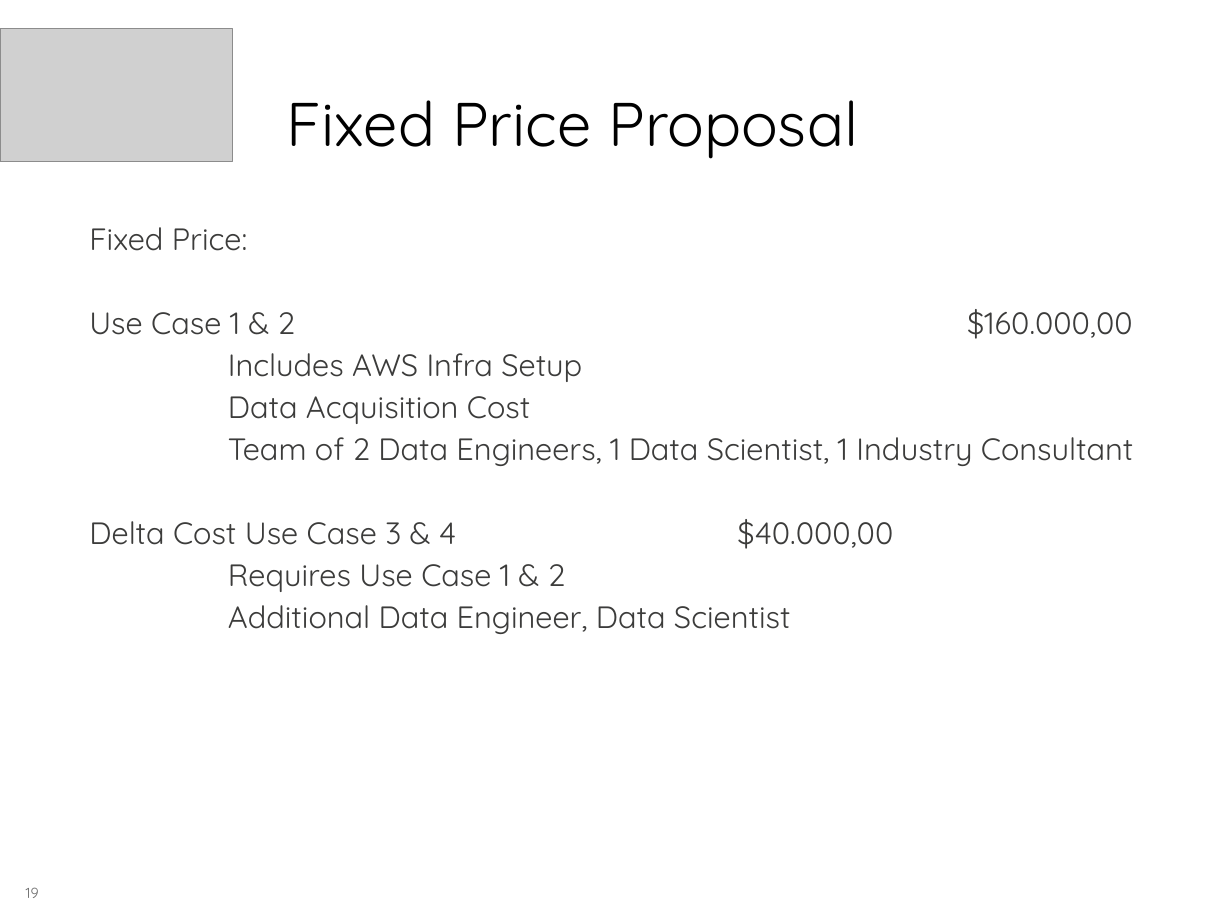
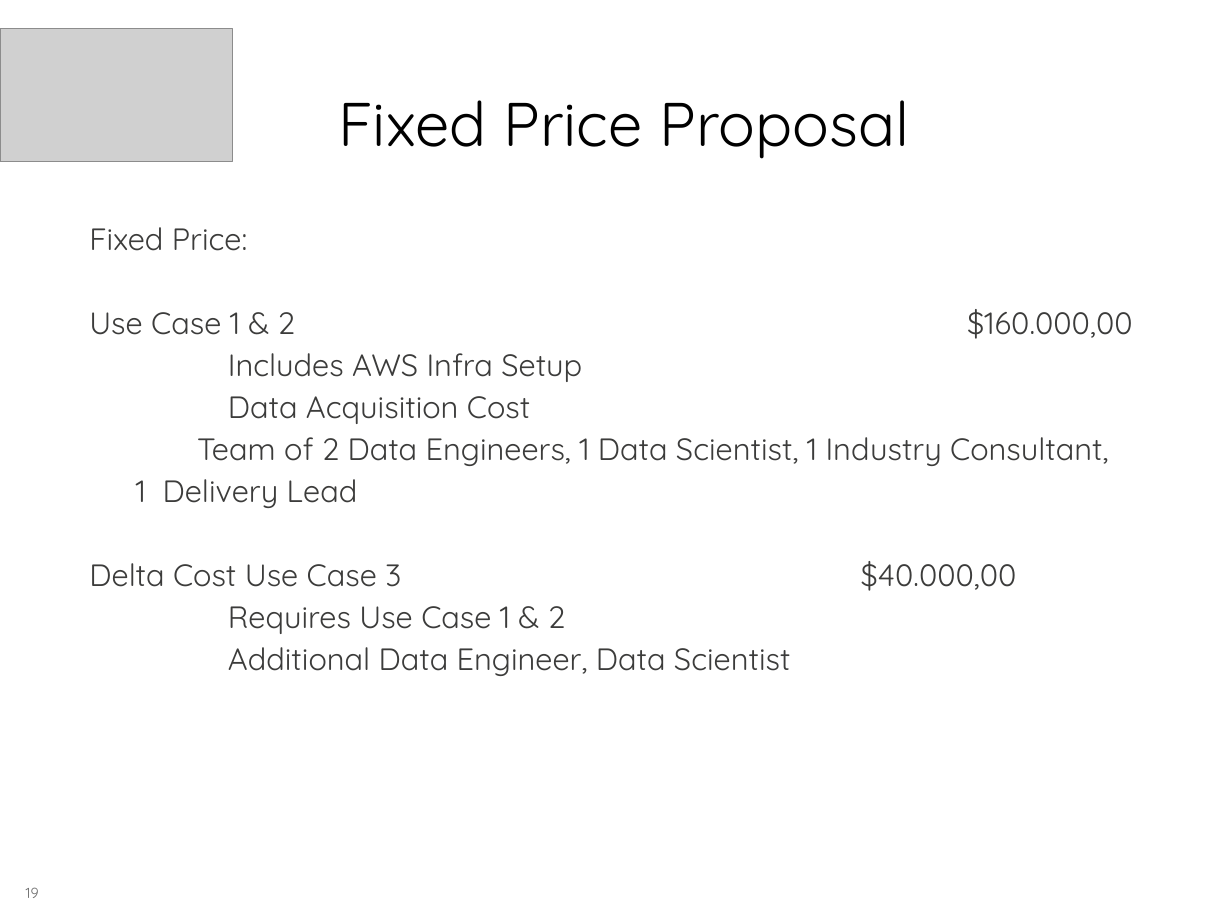
Before and after one commit to georgios-tsolakis-td/Bootcamp_Mar17_London, a slide deck: slide 19 of Team Sunshine/Team Sunshine Roadmap.pptx. Drawn at 1232x924 pixels with LibreOffice and Linux fonts; fonts in the diff are those of the drawing; grey boxes stand for pictures; background and template pictures are left out. Boxes give left, top, right and bottom in pixels: in the first picture for what was removed or moved away, otherwise in the second. Text is boxed around its words. In the diff, an @@ line names an element or a change of style, - is before the commit and + after.

Commit message:
update slides

```diff
--- a/Team Sunshine/Team Sunshine Roadmap.pptx
+++ b/Team Sunshine/Team Sunshine Roadmap.pptx
@@ title "Fixed Price Proposal": place and size @@
-title "Fixed Price Proposal" at bbox=[287, 100, 858, 159]
+title "Fixed Price Proposal" at bbox=[338, 100, 910, 159]
@@ text at bbox=[89, 437, 1108, 587]: text changed @@
-Team of 2 Data Engineers, 1 Data Scientist, 1 Industry Consultant
-Delta Cost Use Case 3 & 4 $40.000,00
+Team of 2 Data Engineers, 1 Data Scientist, 1 Industry Consultant,
+1 Delivery Lead
+Delta Cost Use Case 3 $40.000,00
```
Also in this commit, not shown: 7 other slides changed.
